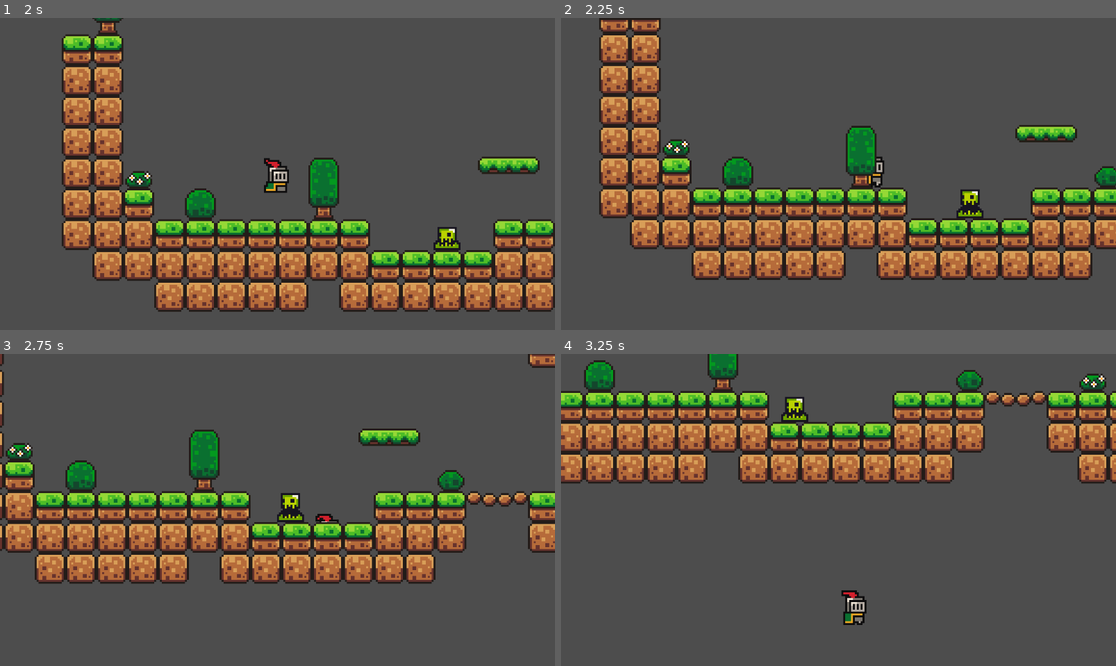
Above: before the commit, frames 1-4 (two rows, left to right).
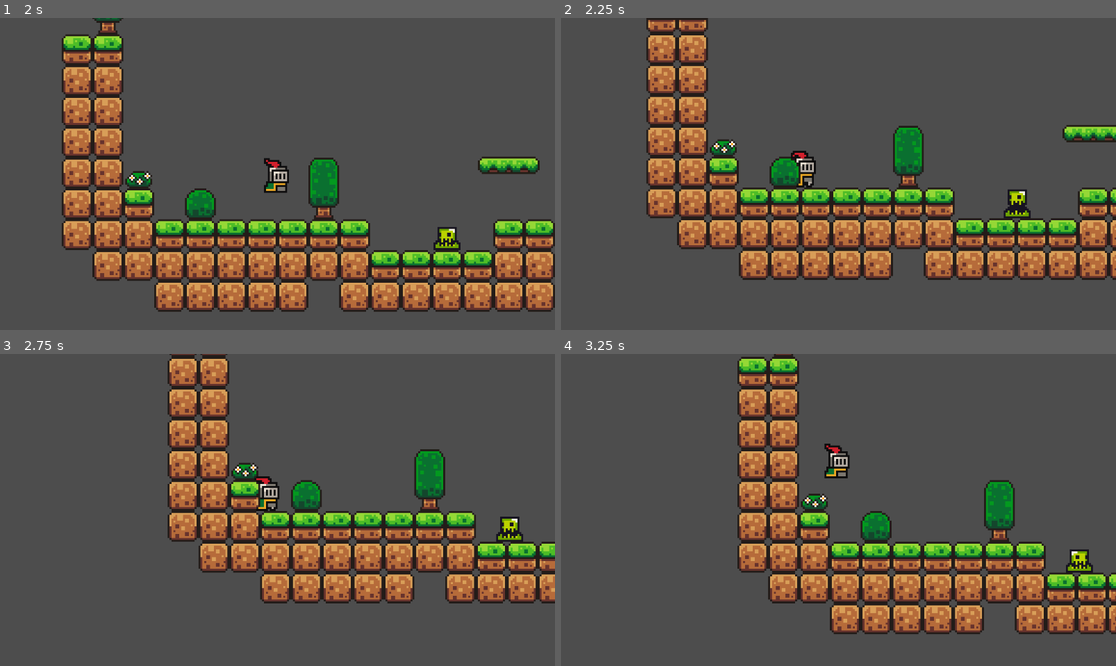
Above: after the commit, the same moments.

Repository: MevyDev/godot-brackeys-tutorial-2d
Game: Godot game, scene res://levels/level1/level_1.tscn
Two runs of this game, one before a commit and one after it. Both use one fixed random seed, a clock stepped at 60 frames per second and the inputs below.
Inputs:
- Up to frame 1 (2 s): tap Space (jump) at 0.77, 1.52 s
- Up to frame 2 (2.25 s): hold A (move_left, bound only after the commit) from 2.03 s (still down)
- Up to frame 3 (2.75 s): keep holding A (move_left, bound only after the commit)
- Up to frame 4 (3.25 s): release A (move_left, bound only after the commit) at 2.78 s; tap Space (jump) at 3.02 s

Frame 1 is identical in both runs. In frame 2, 32% of the frame differs, in the area x 6-100%, y 0-84%; in frame 3, 36%; in frame 4, 44%, in the area x 0-100%, y 0-90%.

Commit message:
fix: flip inputs for movement on x axis

Diff:
--- a/project.godot
+++ b/project.godot
@@ -23,12 +23,12 @@
 
 move_left={
 "deadzone": 0.2,
-"events": [Object(InputEventKey,"resource_local_to_scene":fa …(140 unchanged characters)… d":false,"keycode":0,"physical_keycode":83,"key_label":0,"unicode":115,"location":0,"echo":false,"script":null)
+"events": [Object(InputEventKey,"resource_local_to_scene":fa …(140 unchanged characters)… d":false,"keycode":0,"physical_keycode":65,"key_label":0,"unicode":97,"location":0,"echo":false,"script":null)
 ]
 }
 move_right={
 "deadzone": 0.2,
-"events": [Object(InputEventKey,"resource_local_to_scene":fa …(140 unchanged characters)… d":false,"keycode":0,"physical_keycode":65,"key_label":0,"unicode":97,"location":0,"echo":false,"script":null)
+"events": [Object(InputEventKey,"resource_local_to_scene":fa …(140 unchanged characters)… d":false,"keycode":0,"physical_keycode":83,"key_label":0,"unicode":115,"location":0,"echo":false,"script":null)
 ]
 }
 jump={
